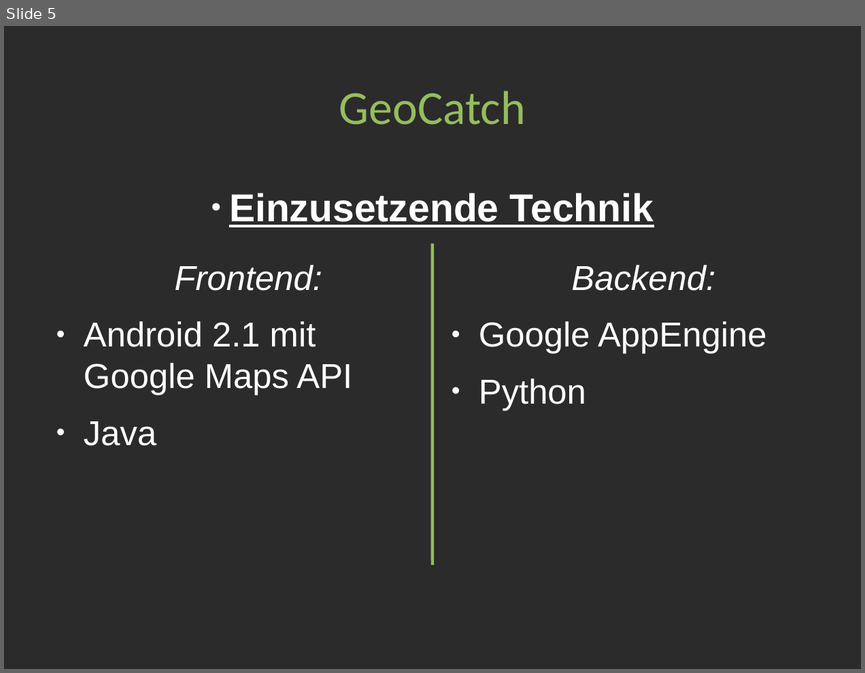
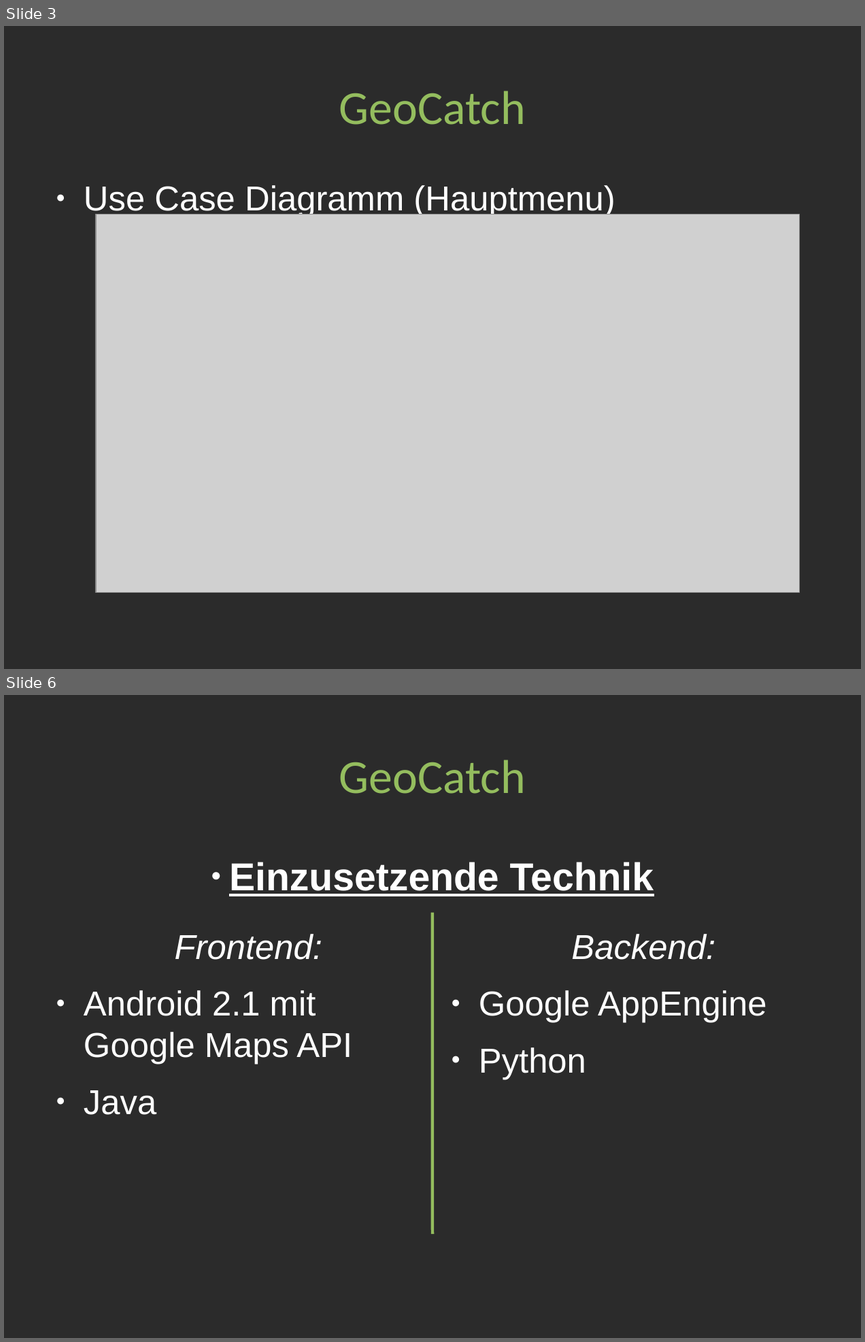
Before and after one commit to Sibirius/rwth-mcc10-group3, a slide deck: GeoCatch_presentation/GeoCatch.odp. Shown one above the other, each under a label of ours: slide 5 before the commit, slides 3 and 6 after it; the slides between them are not shown. The pictures are 865x673 and 865x1342 pixels, drawn with LibreOffice and Linux fonts; fonts in the diff are those of the drawing; grey boxes stand for pictures; background and template pictures are left out; a plain dark background stands for a picture behind light text. Boxes give left, top, right and bottom in pixels: in the first picture for what was removed or moved away, otherwise in the second. Text is boxed around its words. In the diff, an @@ line names an element or a change of style, - is before the commit and + after.

```diff
--- a/GeoCatch_presentation/GeoCatch.odp
+++ b/GeoCatch_presentation/GeoCatch.odp
@@ slide 3 added at <box>4,26,861,669</box>, background picture (left out) @@
@@ title added at <box>339,91,526,125</box>, 44 pt, text #94BD5E @@
+GeoCatch
@@ text added at <box>84,185,615,218</box>, 32 pt, text #FFFFFF @@
+● Use Case Diagramm (Hauptmenu)
@@ picture added at <box>96,214,800,592</box> @@
@@ what was slide 5 is now slide 6 @@
```
Also in this commit, not shown: 3 slides changed, 1 other slide added, 1 slide removed.
